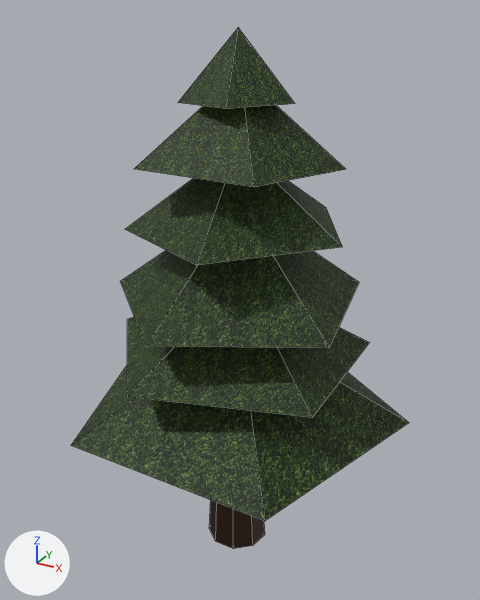
The OBJ model models/hillTree2/hillTree2.obj: old version first, new version second.
Both versions are drawn from a camera (50 mm lens) standing at (2.04, -3.33, 3.29) and looking at (0.03, 0.31, 1.47). Arrows for +X, +Y and +Z are at lower left; the lights stay in place. Mesh edges are drawn as thin lines. Where no turn or scale is listed for an object, it has been applied to the vertices.

The first picture shows 'leaves_Cone.005', 'wood_Cylinder.001'.
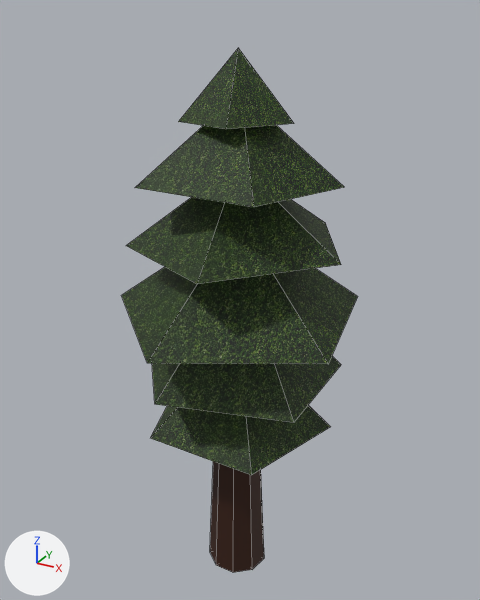
The edits, one by one:
me_leaves_cone_005 has 36 vertices, 36 faces and spans x -1.01..1.22, y -0.79..1.33, z 0.74..3.19.
me_leaves_cone_005 is used by ob_leaves_cone_005; location (0.0, 0.0, 0.0).
me_leaves_cone_005 part 1: the loose piece of 6 vertices spanning x -0.17..0.47, y -0.18..0.49, z 2.79..3.19 is moved by (0.0, 0.0, -0.11).
me_leaves_cone_005 part 2: the loose piece of 6 vertices spanning x -0.5..0.72, y -0.37..0.79, z 2.43..2.96 is moved by (0.0, 0.0, -0.11).
me_leaves_cone_005 part 3: the loose piece of 6 vertices spanning x -0.51..0.83, y -0.55..0.8, z 2.02..2.55 is moved by (0.0, 0.0, -0.11).
me_leaves_cone_005 part 4: the loose piece of 6 vertices spanning x -0.74..0.89, y -0.7..0.92, z 1.57..2.21 is moved by (0.0, 0.0, -0.11).
me_leaves_cone_005 part 5: the loose piece of 6 vertices spanning x -0.81..0.87, y -0.72..1.02, z 1.16..1.7 is scaled about its middle by (0.789, 0.789, 1.49), then moved by (0.02, 0.0, -0.03).
me_leaves_cone_005 part 6: the loose piece of 6 vertices spanning x -1.01..1.22, y -0.79..1.33, z 0.74..1.38 is scaled about its middle by (0.557, 0.557, 0.946), then moved by (0.0, -0.05, -0.12).
me_wood_cylinder_001 has 20 vertices, 27 faces and spans x -0.1..0.33, y -0.07..0.34, z -0.34..2.78.
me_wood_cylinder_001 is used by ob_wood_cylinder_001; location (0.0, 0.0, 0.0).
me_wood_cylinder_001 part 7: the whole mesh is moved by (0.0, 0.0, -0.23).

Where the change shows, as pixel boxes (x1, y1, x2, y2) in the pictures (480 x 600 px; the box of a moved part takes in the faces that stretch with it):
'leaves_Cone.005', reshaped (30% narrower, 14% shorter): before (71, 27, 409, 521); after (121, 48, 358, 475)
'wood_Cylinder.001', mesh moved: before (209, 500, 265, 549); after (210, 461, 264, 573)
part 1 of me_leaves_cone_005, moved or reshaped: before (178, 27, 295, 109); after (178, 48, 294, 129)
part 2 of me_leaves_cone_005, moved or reshaped: before (134, 105, 346, 187); after (135, 125, 344, 207)
part 3 of me_leaves_cone_005, moved or reshaped: before (125, 178, 342, 265); after (126, 197, 341, 284)
part 4 of me_leaves_cone_005, moved or reshaped: before (120, 250, 359, 348); after (121, 267, 358, 364)
part 5 of me_leaves_cone_005, moved or reshaped: before (127, 317, 369, 418); after (152, 356, 341, 423)
part 6 of me_leaves_cone_005, moved or reshaped: before (71, 366, 409, 521); after (151, 405, 330, 475)
